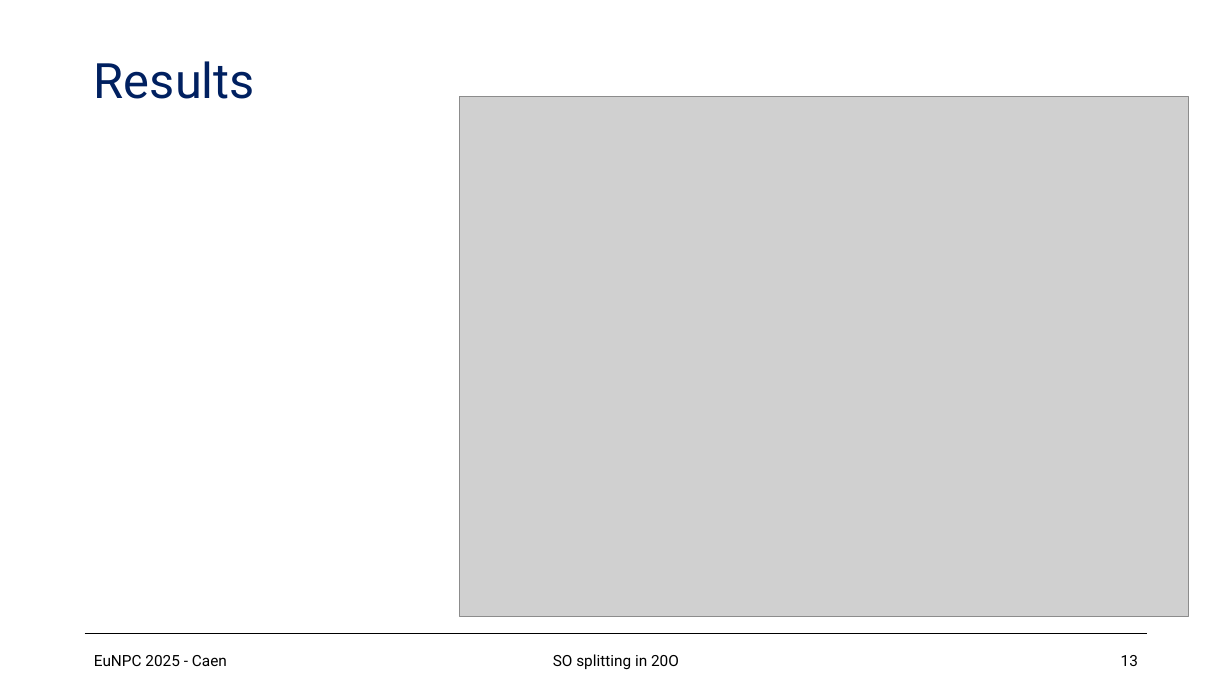
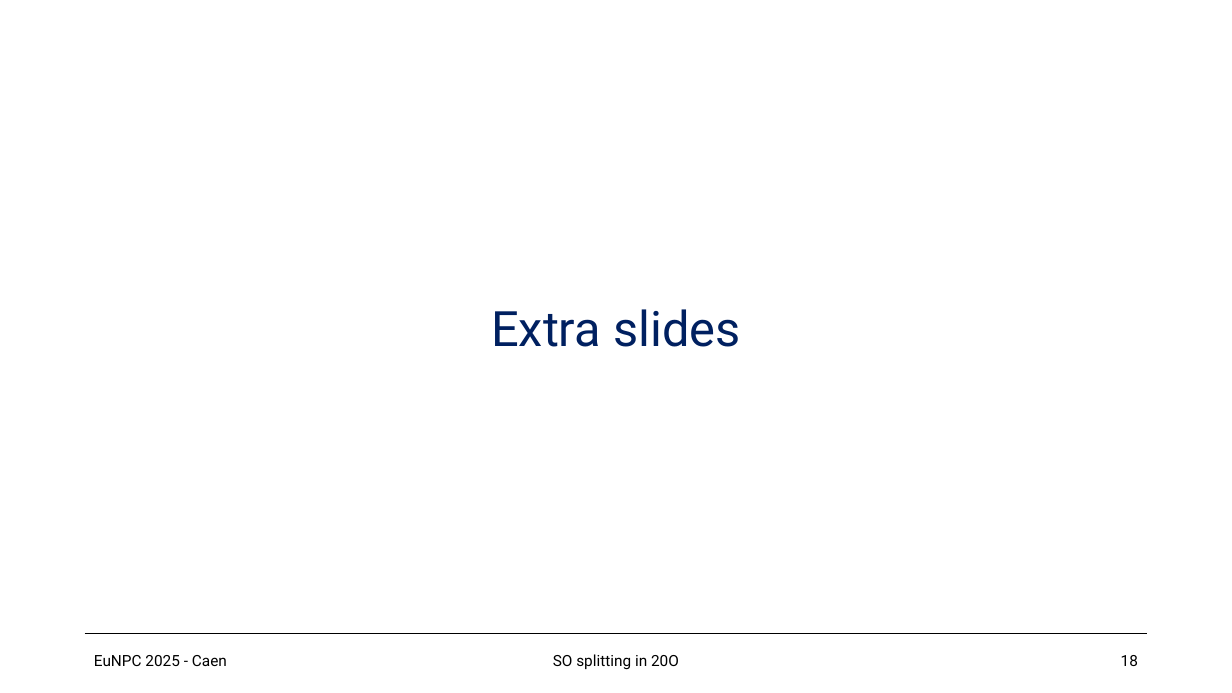
Before and after one commit to loopset/Docs, a slide deck: slide 18 of EuNPC/eunpc.pptx (slide 13 before the commit). Drawn at 1232x693 pixels with LibreOffice and Linux fonts; fonts in the diff are those of the drawing; grey boxes stand for pictures. Boxes give left, top, right and bottom in pixels: in the first picture for what was removed or moved away, otherwise in the second. Text is boxed around its words. In the diff, an @@ line names an element or a change of style, - is before the commit and + after.

```diff
--- a/EuNPC/eunpc.pptx
+++ b/EuNPC/eunpc.pptx
@@ title removed at (94,61,255,99) @@
-Results
@@ picture removed at (460,96,1189,616) @@
@@ title added at (491,309,740,347), 38 pt, text #002060 @@
+Extra slides
@@ page number at (1121,655,1138,666): text changed @@
-13
+18
```
Also in this commit, not shown: 5 slides added, 11 other files.
